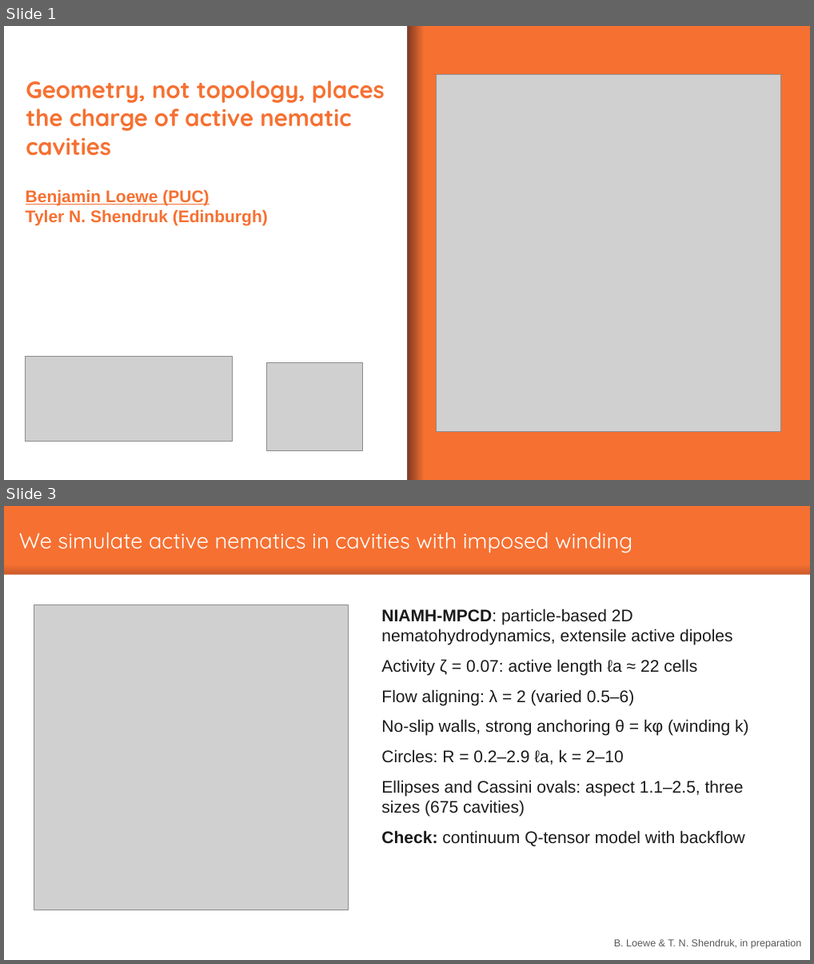
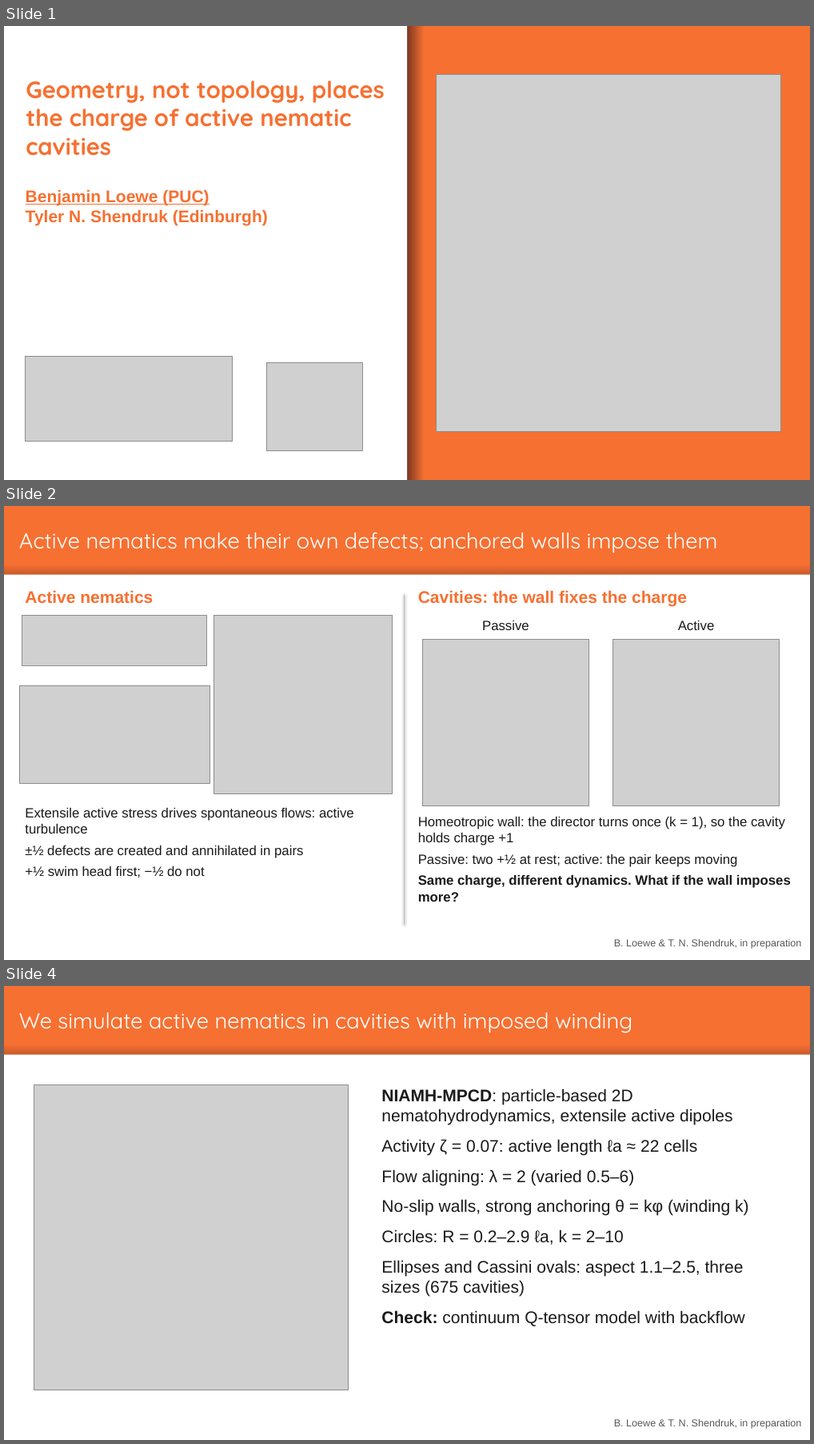
Before and after one commit to baloewey/Overcharged-analysis, a slide deck: reports/talk_workshop_20261127/Loewe_workshop_20261127.pptx. Shown one above the other, each under a label of ours: slides 1 and 3 before the commit, slides 1, 2 and 4 after it; the slides between them are not shown. The pictures are 814x964 and 814x1444 pixels, drawn with LibreOffice and Linux fonts; fonts in the diff are those of the drawing; grey boxes stand for pictures. Boxes give left, top, right and bottom in pixels: in the first picture for what was removed or moved away, otherwise in the second. Text is boxed around its words. In the diff, an @@ line names an element or a change of style, - is before the commit and + after.

```diff
--- a/reports/talk_workshop_20261127/Loewe_workshop_20261127.pptx
+++ b/reports/talk_workshop_20261127/Loewe_workshop_20261127.pptx
@@ slide 2 added at box(4, 506, 810, 960), background #F67031; not listed: 2 template elements that a slide beside it also shows @@
@@ text added at box(19, 532, 718, 553), 26 pt, text #FFFFFF @@
+Active nematics make their own defects; anchored walls impose them
@@ text added at box(25, 590, 153, 603), 20 pt, text #F67031, bold @@
+Active nematics
@@ line added from (405, 594) to (405, 924), #BFBFBF 1.5 pt @@
@@ text added at box(418, 590, 687, 607), 20 pt, text #F67031, bold @@
+Cavities: the wall fixes the charge
@@ picture added at box(22, 616, 206, 666) @@
@@ picture added at box(214, 615, 393, 793) @@
@@ text added at box(482, 620, 530, 630), 16 pt, text #1A1A1A @@
+Passive
@@ text added at box(678, 620, 715, 630), 16 pt, text #1A1A1A @@
+Active
@@ picture added at box(422, 639, 589, 805) @@
@@ picture added at box(613, 639, 779, 805) @@
@@ picture added at box(19, 685, 210, 783) @@
@@ text added at box(25, 808, 354, 877), 16 pt, text #1A1A1A @@
+Extensile active stress drives spontaneous flows: active turbulence
+±½ defects are created and annihilated in pairs
++½ swim head first; −½ do not
@@ text added at box(418, 816, 791, 901), 16 pt, text #1A1A1A @@
+Homeotropic wall: the director turns once (k = 1), so the cavity holds charge +1
+Passive: two +½ at rest; active: the pair keeps moving
+Same charge, different dynamics. What if the wall imposes more?
@@ text added at box(614, 939, 802, 948), 12 pt, text #595959 @@
+B. Loewe & T. N. Shendruk, in preparation
@@ what was slide 3 is now slide 4 @@
```
Also in this commit, not shown: 3 slides changed, 14 other files.
